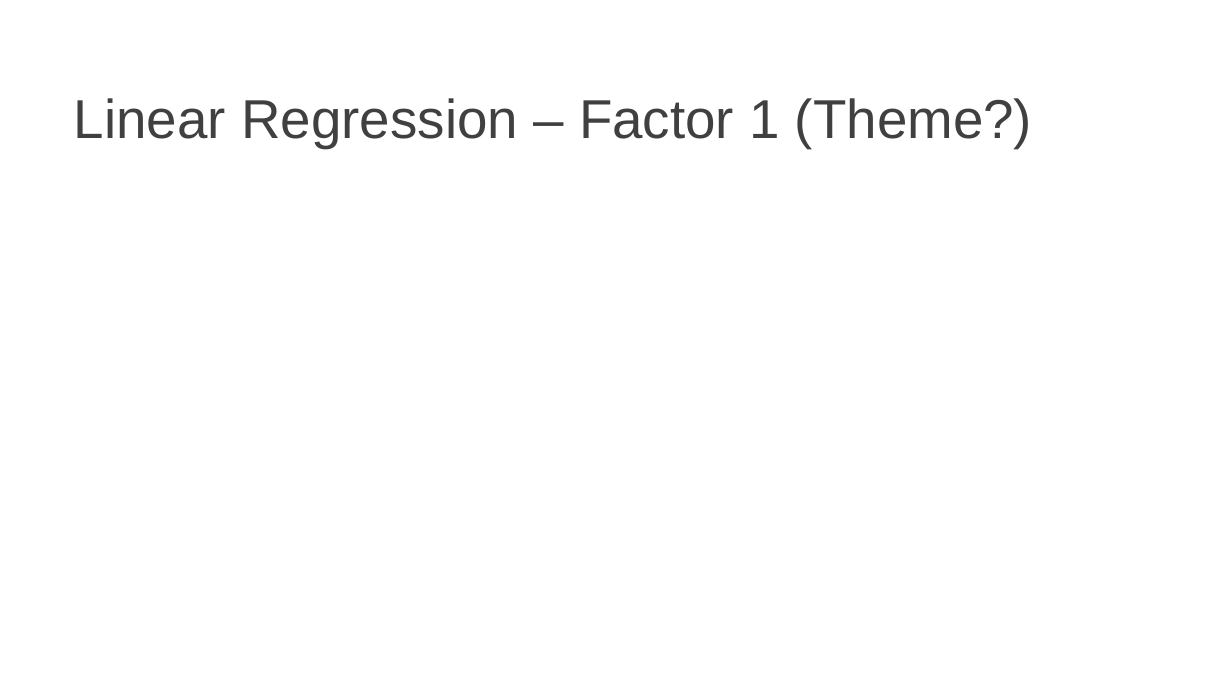
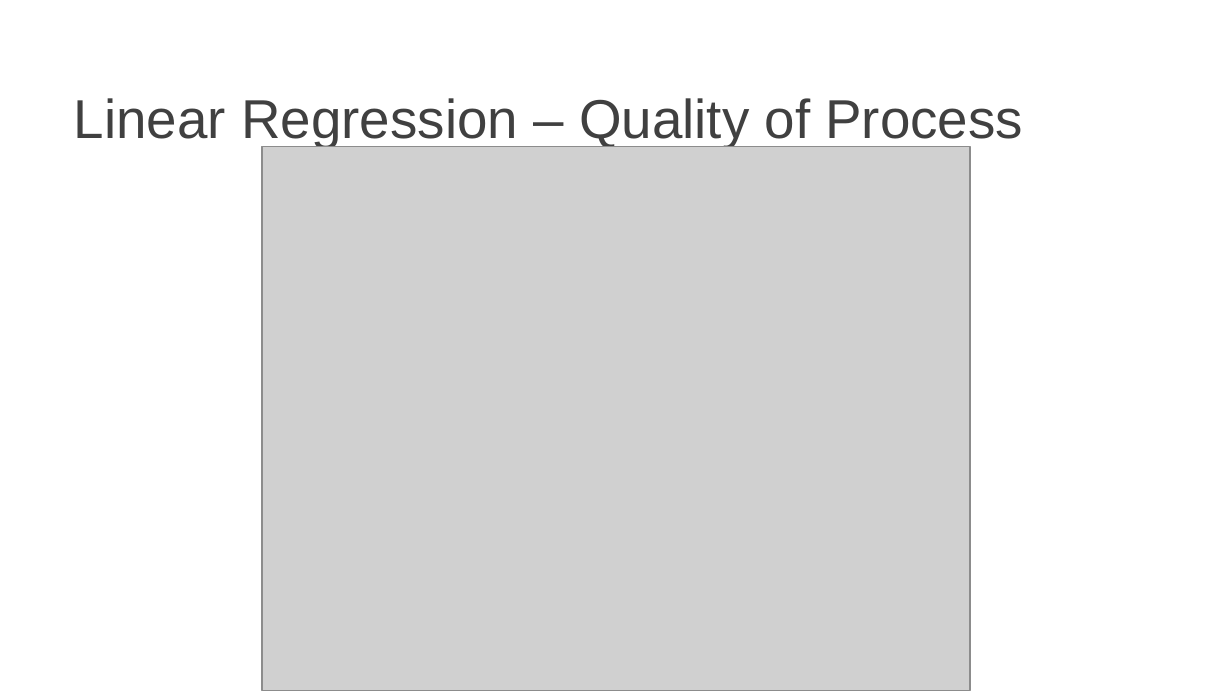
Before and after one commit to Pontigre/PER_analysis, a slide deck: slide 25 of Analysis_explanation.pptx (slide 23 before the commit). Drawn at 1232x693 pixels with LibreOffice and Linux fonts; fonts in the diff are those of the drawing; grey boxes stand for pictures; background and template pictures are left out. Boxes give left, top, right and bottom in pixels: in the first picture for what was removed or moved away, otherwise in the second. Text is boxed around its words. In the diff, an @@ line names an element or a change of style, - is before the commit and + after.

```diff
--- a/Analysis_explanation.pptx
+++ b/Analysis_explanation.pptx
@@ title at [74,98,1023,148]: text changed @@
-Linear Regression – Factor 1 (Theme?)
+Linear Regression – Quality of Process
@@ picture added at [262,147,971,690] @@
```
Also in this commit, not shown: 8 other slides changed, 9 slides added, 1 slide removed, 13 other files.
